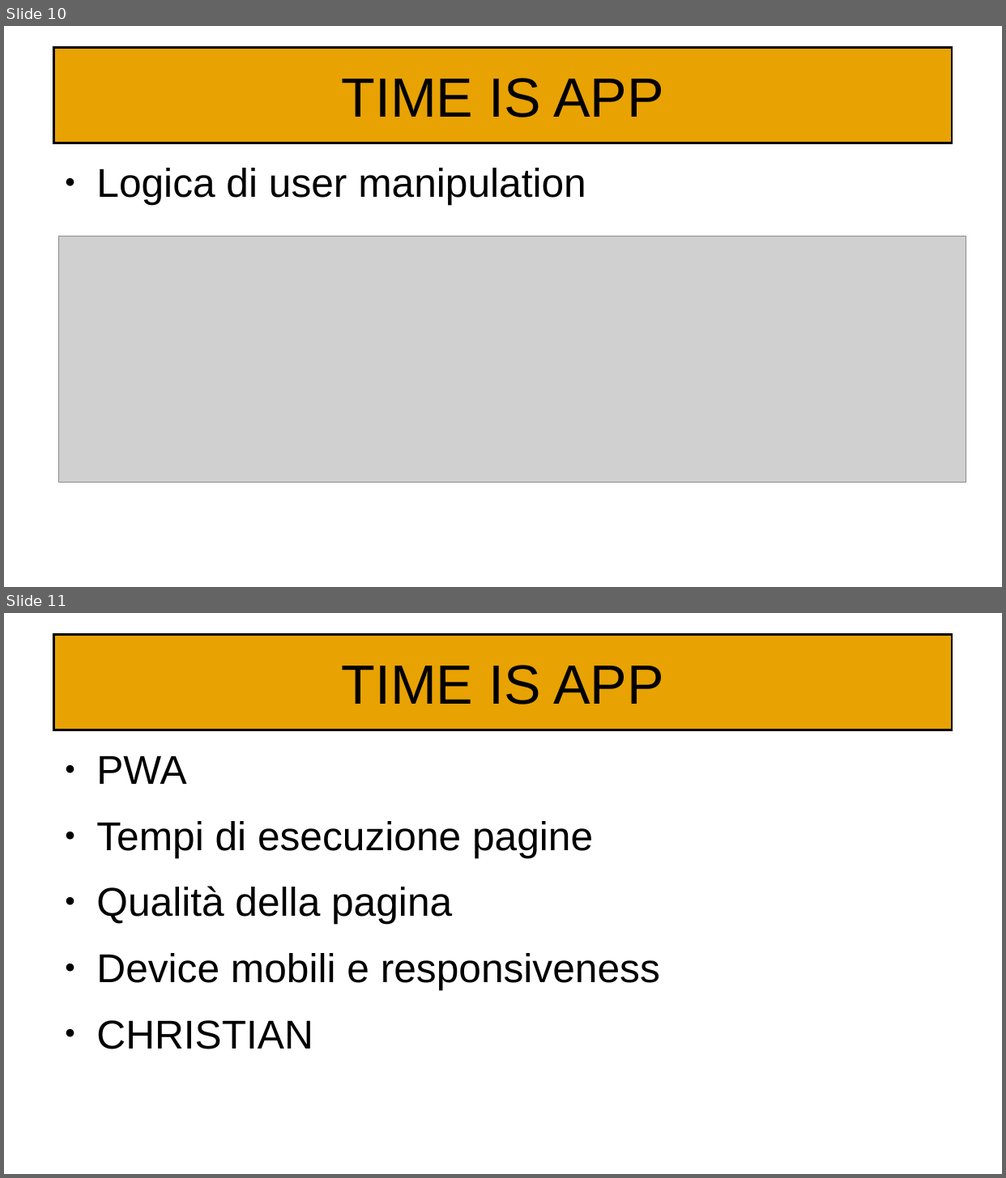
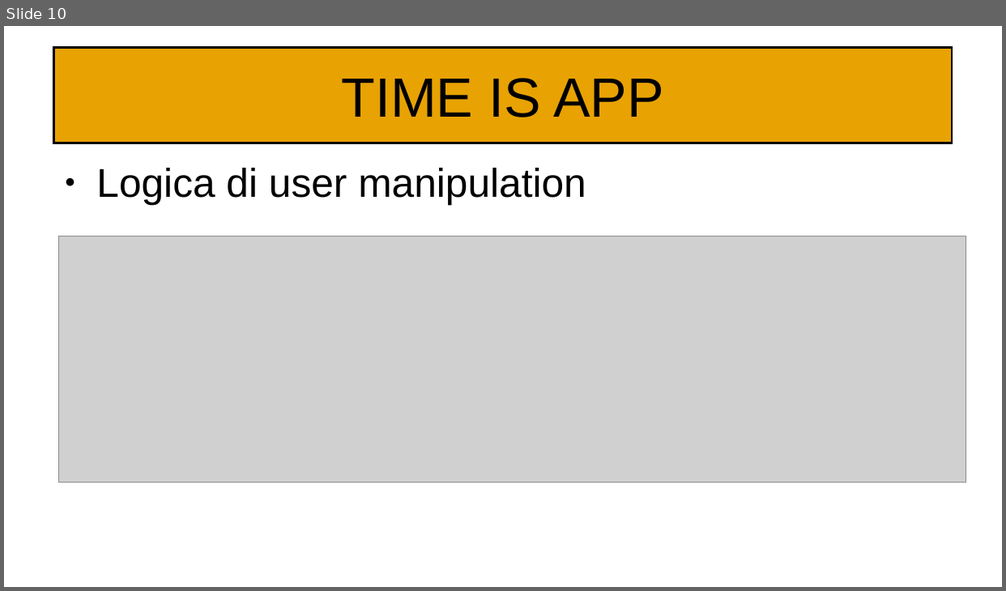
Before and after one commit to Kilne/Progetto_TecWeb, a slide deck: Relazioni/Maiuri.odp. Shown one above the other, each under a label of ours: slides 10 and 11 before the commit, slide 10 after it. The pictures are 1006x1178 and 1006x591 pixels, drawn with LibreOffice and Linux fonts; fonts in the diff are those of the drawing; grey boxes stand for pictures. Boxes give left, top, right and bottom in pixels: in the first picture for what was removed or moved away, otherwise in the second. Text is boxed around its words. In the diff, an @@ line names an element or a change of style, - is before the commit and + after.

```diff
--- a/Relazioni/Maiuri.odp
+++ b/Relazioni/Maiuri.odp
@@ slide 11 removed at bbox=[4, 613, 1002, 1174], background #FFFFFF @@
@@ title removed at bbox=[53, 635, 953, 730] @@
-TIME IS APP
@@ text removed at bbox=[96, 756, 660, 1050] @@
-● PWA
-● Tempi di esecuzione pagine
-● Qualità della pagina
-● Device mobili e responsiveness
-● CHRISTIAN
```
Also in this commit, not shown: 9 slides changed, 1 slide added.
